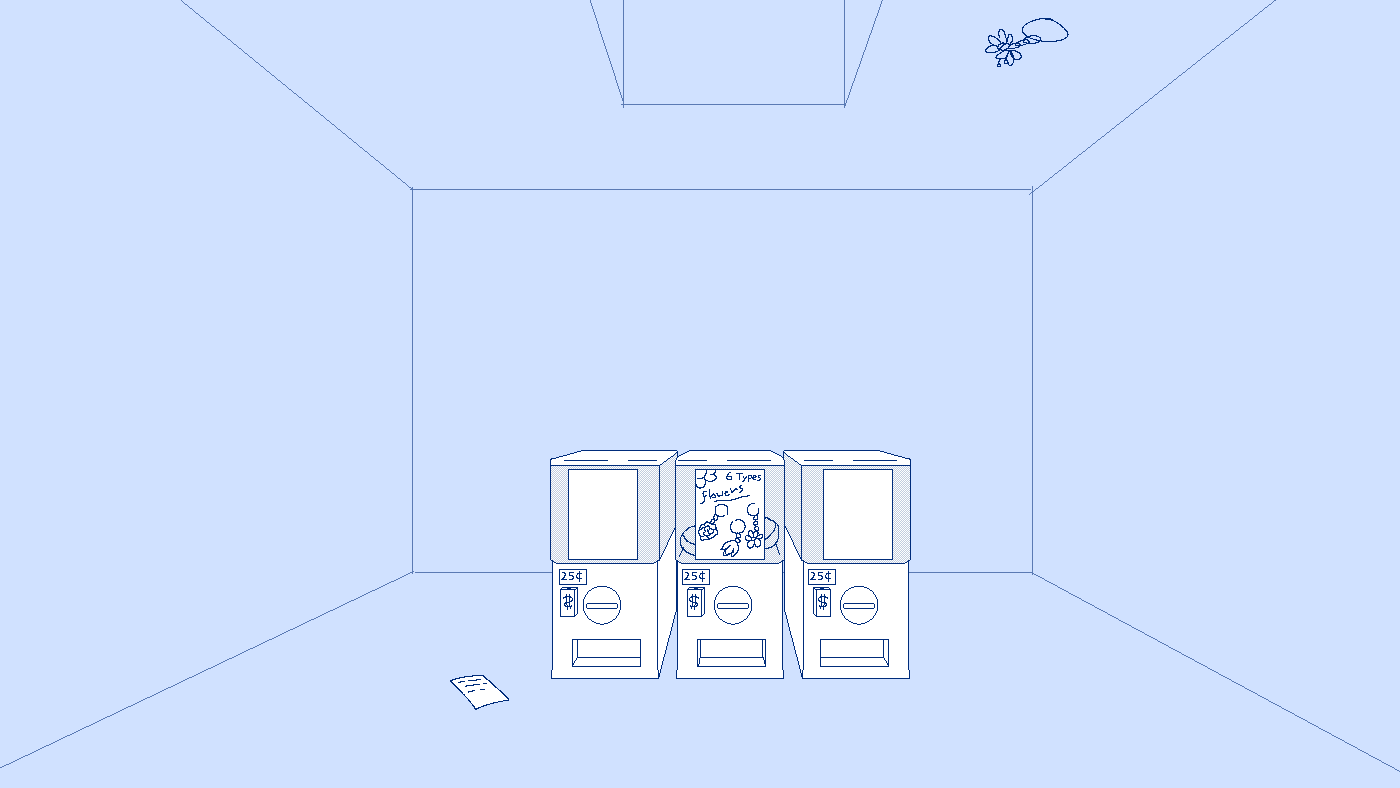
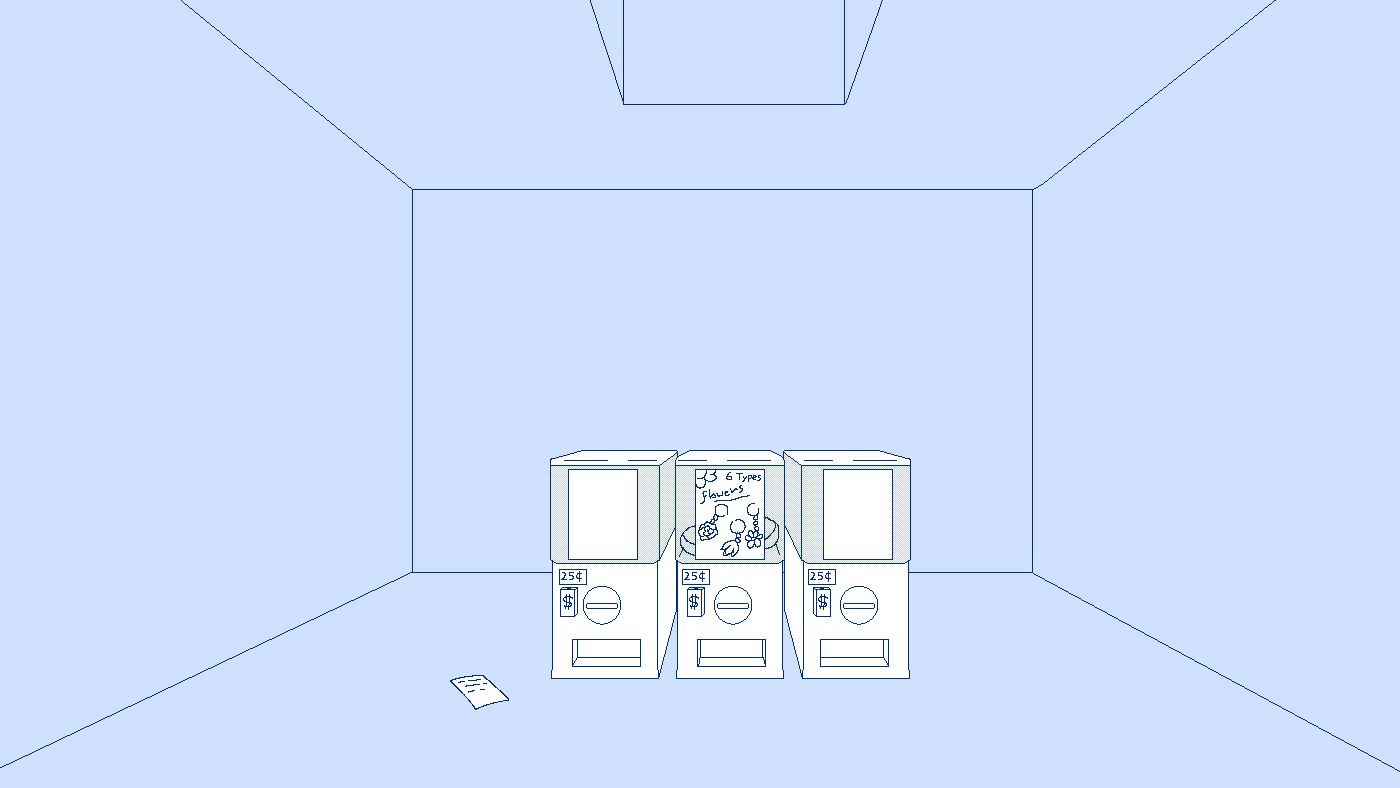
Layer changes from the first 1400 x 788 image to the second:
hid "keychainIcon", painted on it over [985, 18, 1152, 128]
painted on "fakeCoin" over [563, 597, 573, 610]
"room": opacity 57% → 100%, painted on it over [0, 0, 1400, 772]